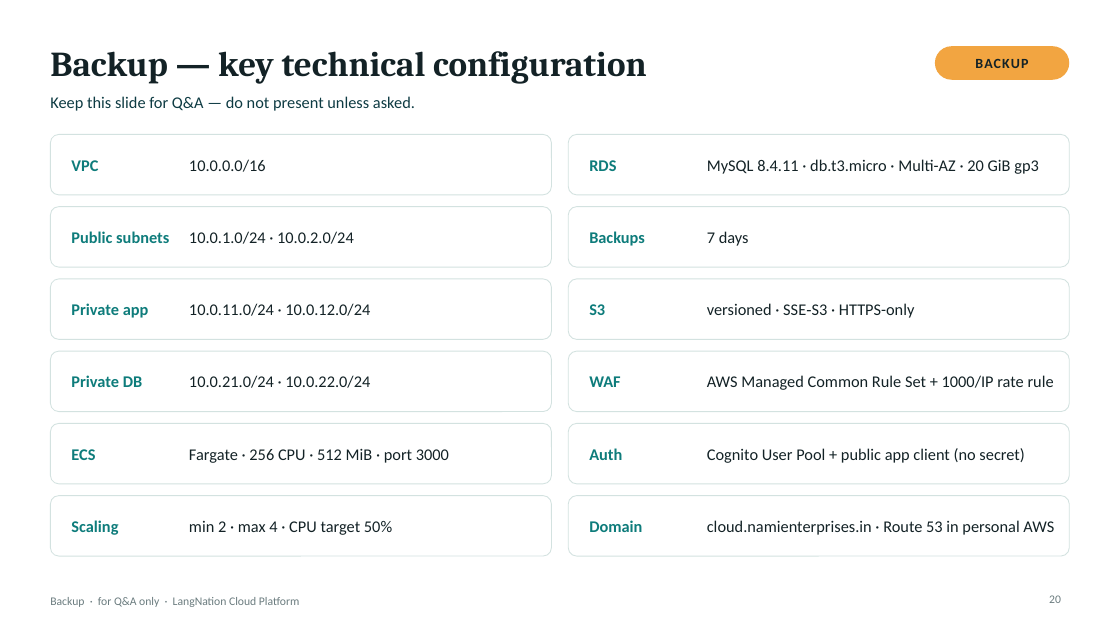
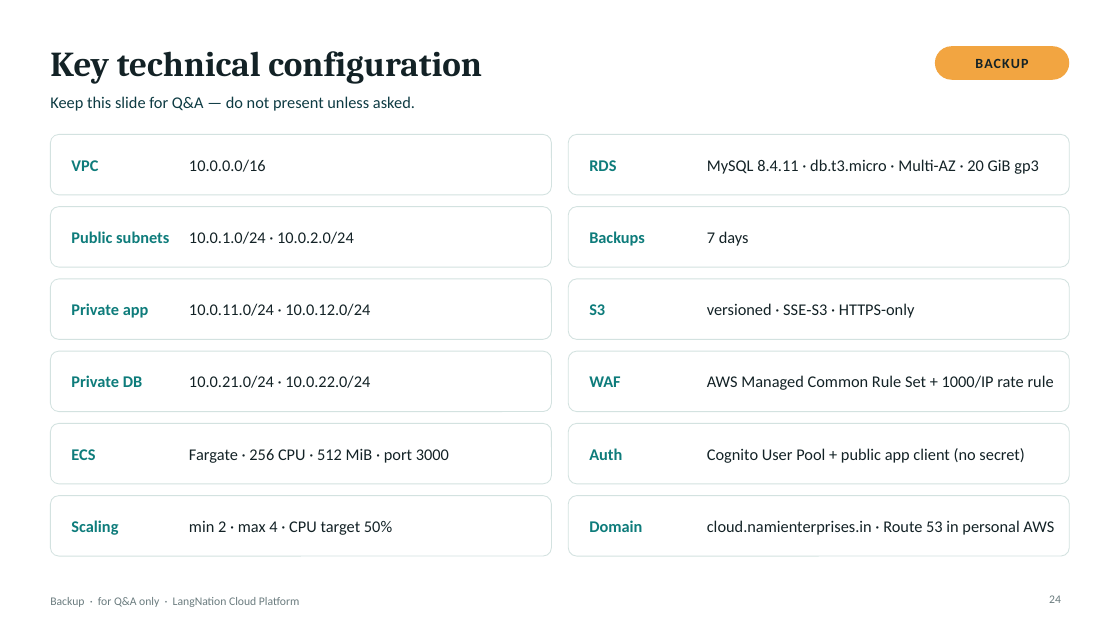
Before and after one commit to sheikhseraj/langnation-cloud-platform, a slide deck: slide 24 of docs/presentation/LangNation_M1-M6_Monday_Presentation.pptx (slide 20 before the commit). Drawn at 1120x630 pixels with LibreOffice and Linux fonts; fonts in the diff are those of the drawing; background and template pictures are left out. Boxes give left, top, right and bottom in pixels: in the first picture for what was removed or moved away, otherwise in the second. Text is boxed around its words. In the diff, an @@ line names an element or a change of style, - is before the commit and + after.

```diff
--- a/docs/presentation/LangNation_M1-M6_Monday_Presentation.pptx
+++ b/docs/presentation/LangNation_M1-M6_Monday_Presentation.pptx
@@ title at [50, 51, 482, 84]: text changed @@
-Backup — key technical configuration
+Key technical configuration
@@ page number at [1049, 595, 1061, 603]: text changed @@
-20
+24
```
Also in this commit, not shown: 10 other slides changed, 4 slides added, 1 other file.
